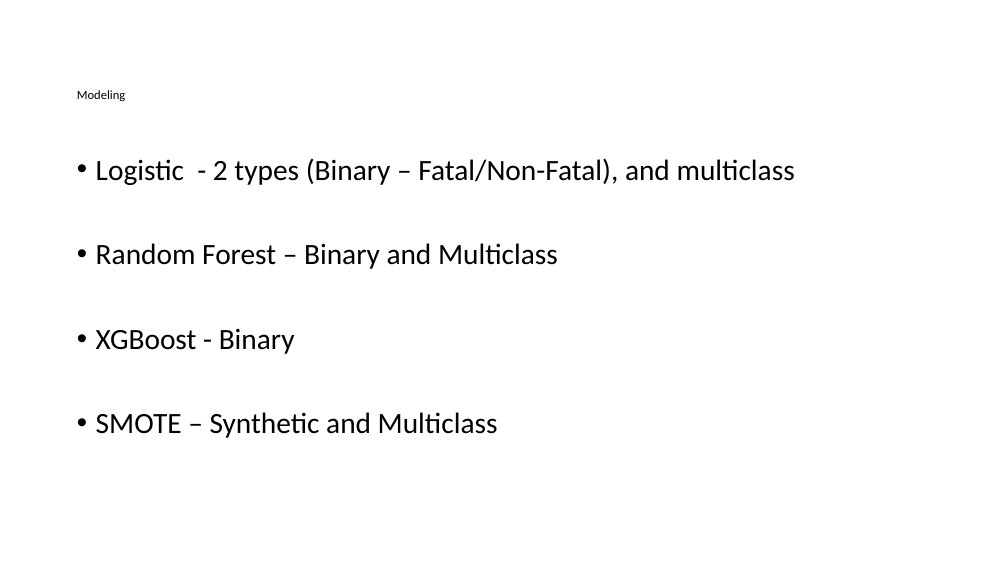
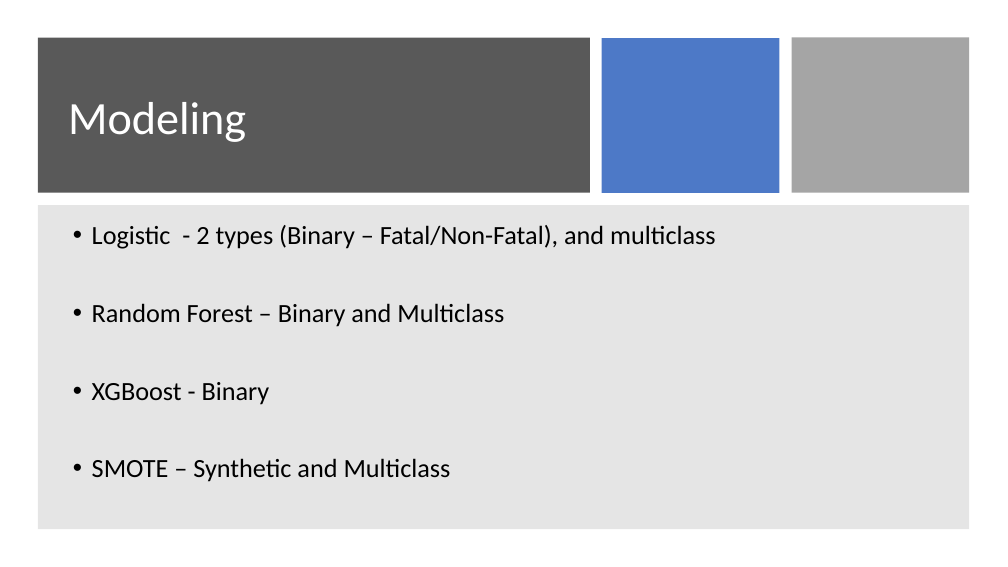
Before and after one commit to scharpham/Springboard, a slide deck: slide 11 of Capstone2/capstone2/reports/Predicting Accident Severity.pptx. Drawn at 1008x567 pixels with LibreOffice and Linux fonts; fonts in the diff are those of the drawing. Boxes give left, top, right and bottom in pixels: in the first picture for what was removed or moved away, otherwise in the second. Text is boxed around its words. In the diff, an @@ line names an element or a change of style, - is before the commit and + after.

```diff
--- a/Capstone2/capstone2/reports/Predicting Accident Severity.pptx
+++ b/Capstone2/capstone2/reports/Predicting Accident Severity.pptx
@@ rectangle added at bbox=[38, 38, 590, 193], fill #595959 @@
@@ rectangle added at bbox=[602, 38, 780, 193], fill #4472C4 at 95% opacity @@
@@ rectangle added at bbox=[792, 38, 969, 193], fill #A5A5A5 @@
@@ title "Modeling": place and size @@
-title "Modeling" at bbox=[77, 90, 126, 101]
+title "Modeling" at bbox=[68, 102, 246, 142]
@@ title "Modeling" at bbox=[68, 102, 246, 142]: size 12 to 44 pt, text colour #000000 to #FFFFFF @@
@@ rectangle added at bbox=[38, 205, 969, 529], fill #808080 at 20% opacity @@
@@ text "Logistic - 2 types (Binary ...": place and size @@
-text "Logistic - 2 types (Binary ..." at bbox=[96, 158, 795, 438]
+text "Logistic - 2 types (Binary ..." at bbox=[92, 225, 715, 482]
@@ text "Logistic - 2 types (Binary ..." at bbox=[92, 225, 715, 482]: size 28 to 25 pt; vertical alignment top to middle @@
```
Also in this commit, not shown: 13 other slides changed.
